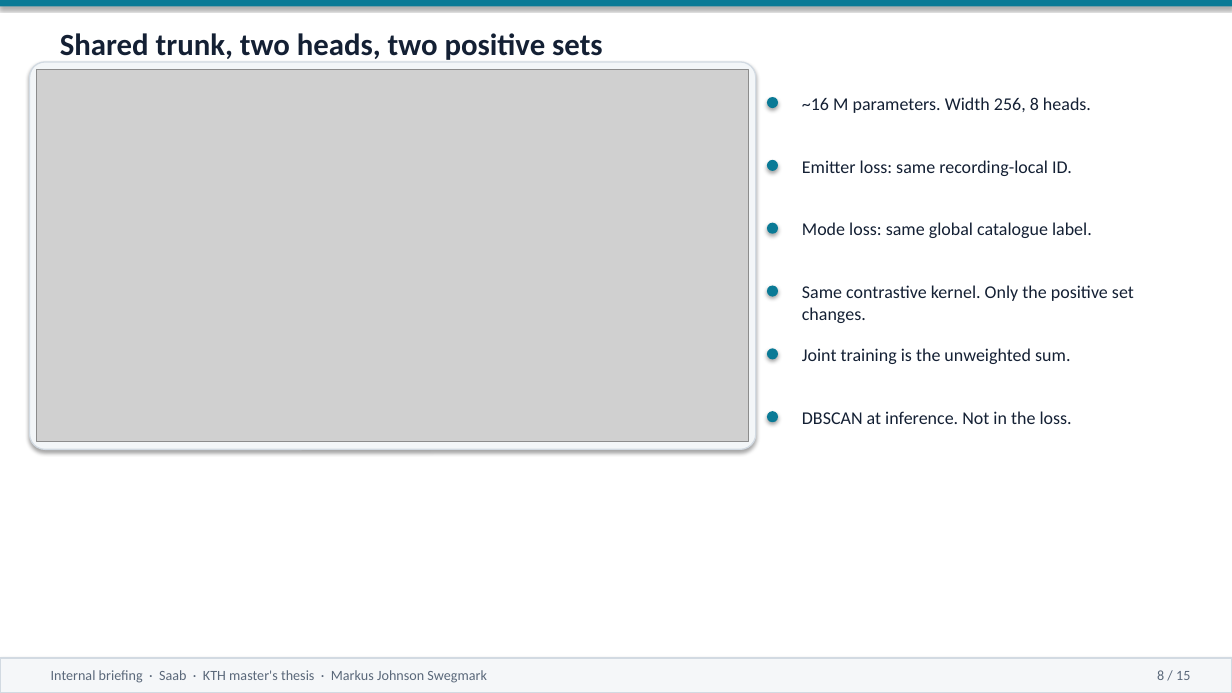
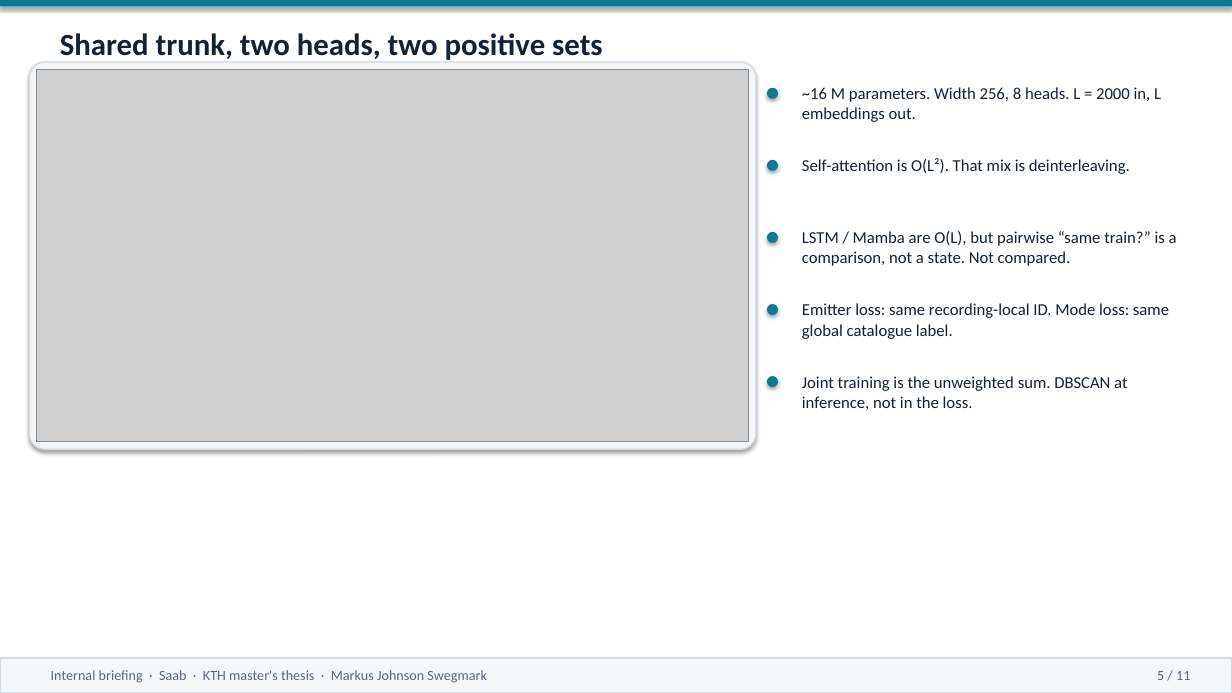
Before and after one commit to macktron/masters-thesis, a slide deck: slide 5 of presentation/Saab_internal_briefing.pptx (slide 8 before the commit). Drawn at 1232x693 pixels with LibreOffice and Linux fonts; fonts in the diff are those of the drawing; grey boxes stand for pictures. Boxes give left, top, right and bottom in pixels: in the first picture for what was removed or moved away, otherwise in the second. Text is boxed around its words. In the diff, an @@ line names an element or a change of style, - is before the commit and + after.

```diff
--- a/presentation/Saab_internal_briefing.pptx
+++ b/presentation/Saab_internal_briefing.pptx
@@ ellipse: place and size @@
-ellipse at <box>767,97,778,108</box>
+ellipse at <box>767,88,778,99</box>
@@ text at <box>802,87,1161,122</box>: text changed; size 14 to 13 pt @@
-~16 M parameters. Width 256, 8 heads.
+~16 M parameters. Width 256, 8 heads. L = 2000 in, L embeddings out.
@@ text at <box>802,158,1130,174</box>: text changed; size 14 to 13 pt @@
-Emitter loss: same recording-local ID.
+Self-attention is O(L²). That mix is deinterleaving.
@@ ellipse: place and size @@
-ellipse at <box>767,223,778,234</box>
+ellipse at <box>767,232,778,243</box>
@@ text at <box>802,231,1177,266</box>: text changed; size 14 to 13 pt @@
-Mode loss: same global catalogue label.
+LSTM / Mamba are O(L), but pairwise “same train?” is a comparison, not a state. Not compared.
@@ ellipse: place and size @@
-ellipse at <box>767,286,778,297</box>
+ellipse at <box>767,304,778,315</box>
@@ text at <box>802,303,1169,339</box>: text changed; size 14 to 13 pt @@
-Same contrastive kernel. Only the positive set changes.
+Emitter loss: same recording-local ID. Mode loss: same global catalogue label.
@@ ellipse: place and size @@
-ellipse at <box>767,348,778,360</box>
+ellipse at <box>767,376,778,387</box>
@@ text at <box>802,376,1127,410</box>: text changed; size 14 to 13 pt @@
-Joint training is the unweighted sum.
+Joint training is the unweighted sum. DBSCAN at inference, not in the loss.
@@ ellipse removed at <box>767,411,778,422</box> @@
@@ text removed at <box>802,411,1072,424</box> @@
-DBSCAN at inference. Not in the loss.
@@ text at <box>1157,671,1190,680</box>: text changed @@
-8 / 15
+5 / 11
```
Also in this commit, not shown: 10 other slides changed, 4 slides removed, 22 other files.
